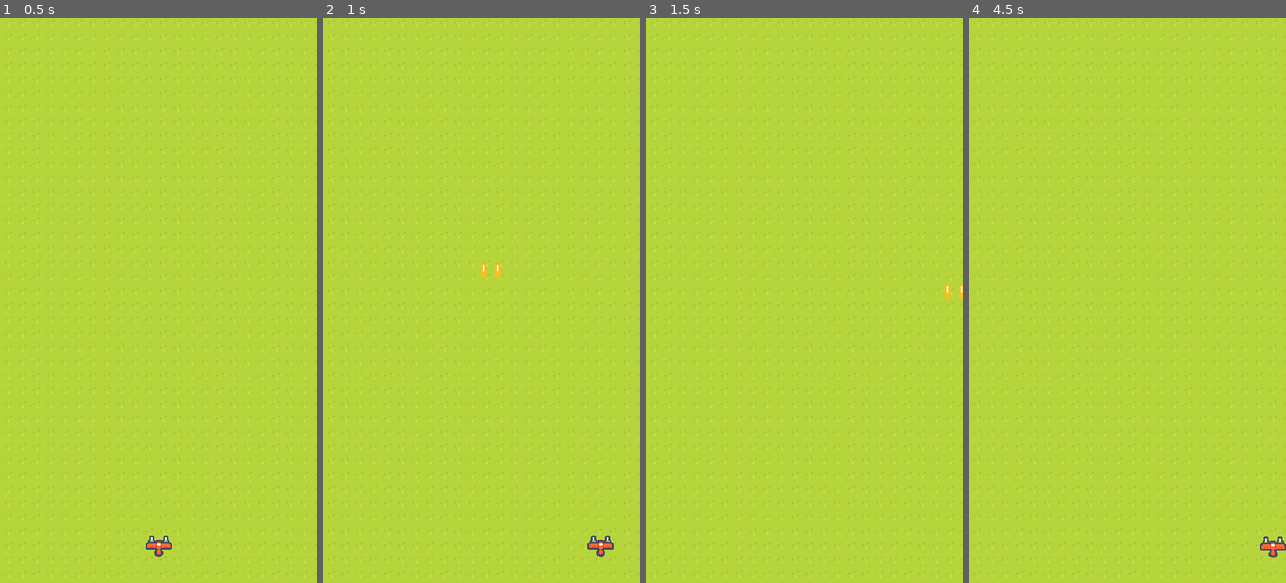
Above: before the commit, frames 1-4 (left to right).
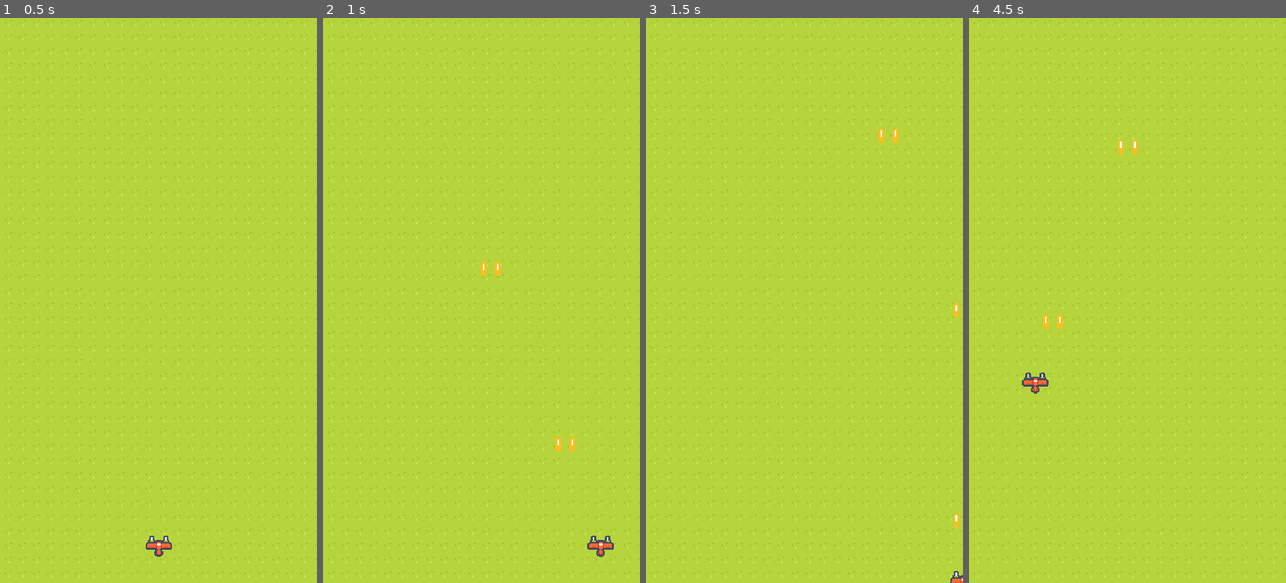
Above: after the commit, the same moments.

Repository: sir-geronimo/red-baron
Game: Godot game, scene res://scenes/World.tscn
Two runs of this game, one before a commit and one after it. Both use one fixed random seed, a clock stepped at 60 frames per second and the inputs below.
Inputs:
- Up to frame 1 (0.5 s): no input
- Up to frame 2 (1 s): tap Enter at 0.5 s; hold D (right) from 0.53 s (still down); hold Space (shoot) from 0.53 s (still down)
- Up to frame 3 (1.5 s): release D (right) at 1.28 s; release Space (shoot) at 1.28 s; hold S (down) from 1.28 s (still down); tap Space (shoot) at 1.35 s
- Up to frame 4 (4.5 s): release S (down) at 2.03 s; hold D (right) 2.03-2.78 s; hold Space (shoot) 2.03-2.78 s; hold W (up) 2.78-3.53 s; tap Space (shoot) at 2.85, 4.35 s; hold Space (shoot) 3.53-4.28 s; hold A (left) from 3.53 s (still down)

Frame 1 is identical in both runs. In frame 2, 0.1% of the frame differs, in the area x 49-80%, y 43-77%; in frame 3, 0.3%; in frame 4, 0.5%, in the area x 16-100%, y 21-96%.

Commit message:
Implemented health_component, created hurtbox_component and spawner_component

Diff:
--- a/components/HealthComponent/HealthComponent.gd
+++ /dev/null
@@ -1,26 +0,0 @@
-class_name HealthComponent
-extends Node
-
-signal health_changed(previous, new)
-signal died
-
-@export var max_health: float = 100.0
-
-var health: float = max_health:
-	set = set_health
-
-func _ready() -> void:
-	health_changed.connect(_on_health_changed)
-
-func set_health(health: float) -> void:
-	health_changed.emit(self.health, health)
-	self.health = clamp(health, 0.0, self.max_health)
-	if self.is_dead():
-		died.emit()
-
-func is_dead() -> bool:
-	return self.health <= 0
-
-func _on_health_changed(previous, new) -> void:
-	print("Health changed: ", health)
-	health_changed.emit()
--- a/components/HealthComponent/HealthComponent.tscn
+++ /dev/null
@@ -1,6 +0,0 @@
-[gd_scene load_steps=2 format=3 uid="uid://n1ws2ykbmcy0"]
-
-[ext_resource type="Script" path="res://components/HealthComponent/HealthComponent.gd" id="1_gq6o3"]
-
-[node name="HealthComponent" type="Node2D"]
-script = ExtResource("1_gq6o3")
--- a/components/HurtBoxComponent/HurtBoxComponent.gd
+++ /dev/null
@@ -1,15 +0,0 @@
-class_name HurtBoxComponent
-extends Area2D
-
-@export var health_component: HealthComponent
-
-# Called when the node enters the scene tree for the first time.
-func _ready() -> void:
-	self.connect("body_entered", _on_body_entered)
-
-# Called every frame. 'delta' is the elapsed time since the previous frame.
-func _process(delta) -> void:
-	pass
-
-func _on_body_entered(body: Node2D) -> void:
-	print(body.name)
--- a/components/HurtBoxComponent/HurtBoxComponent.tscn
+++ /dev/null
@@ -1,8 +0,0 @@
-[gd_scene load_steps=2 format=3 uid="uid://bssv7havrlc2g"]
-
-[ext_resource type="Script" path="res://components/HurtBoxComponent/HurtBoxComponent.gd" id="1_pcfap"]
-
-[node name="HurtBoxComponent" type="Area2D"]
-script = ExtResource("1_pcfap")
-
-[connection signal="body_entered" from="." to="." method="_on_body_entered"]
--- a/components/Spwanner.tscn
+++ /dev/null
@@ -1,3 +0,0 @@
-[gd_scene format=3 uid="uid://col3ncycyn8ow"]
-
-[node name="Spwanner" type="Node2D"]
--- /dev/null
+++ b/components/health_component/health_component.gd
@@ -0,0 +1,26 @@
+class_name HealthComponent
+extends Node
+
+signal health_changed(previous, new)
+signal no_health
+
+@export var max_health: float = 100.0
+
+var health: float = max_health:
+	set = set_health
+
+func _ready() -> void:
+	health_changed.connect(_on_health_changed)
+
+func set_health(value: float) -> void:
+	health_changed.emit(self.health, value)
+	health = clamp(value, 0.0, self.max_health)
+	if self.is_dead():
+		no_health.emit()
+
+func is_dead() -> bool:
+	return self.health <= 0
+
+func _on_health_changed(previous, new) -> void:
+	print("Health changed: ", health)
+	health_changed.emit()
--- /dev/null
+++ b/components/health_component/health_component.tscn
@@ -0,0 +1,6 @@
+[gd_scene load_steps=2 format=3 uid="uid://n1ws2ykbmcy0"]
+
+[ext_resource type="Script" path="res://components/health_component/health_component.gd" id="1_gq6o3"]
+
+[node name="HealthComponent" type="Node"]
+script = ExtResource("1_gq6o3")
--- /dev/null
+++ b/components/hurtbox_component/hurtbox_component.gd
@@ -0,0 +1,16 @@
+class_name HurtBoxComponent
+extends Area2D
+
+@export var health_component: HealthComponent
+
+# Called when the node enters the scene tree for the first time.
+func _ready() -> void:
+	pass
+	#self.connect("body_entered", _on_body_entered)
+
+# Called every frame. 'delta' is the elapsed time since the previous frame.
+func _process(delta) -> void:
+	pass
+
+#func _on_body_entered(body: Node2D) -> void:
+	#print(body.name)
--- /dev/null
+++ b/components/hurtbox_component/hurtbox_component.tscn
@@ -0,0 +1,10 @@
+[gd_scene load_steps=2 format=3 uid="uid://bssv7havrlc2g"]
+
+[ext_resource type="Script" path="res://components/hurtbox_component/hurtbox_component.gd" id="1_pcfap"]
+
+[node name="HurtBoxComponent" type="Area2D"]
+script = ExtResource("1_pcfap")
+
+[node name="CollisionShape2D" type="CollisionShape2D" parent="."]
+
+[connection signal="body_entered" from="." to="." method="_on_body_entered"]
--- /dev/null
+++ b/components/spawner_component/spawner_component.tscn
@@ -0,0 +1,3 @@
+[gd_scene format=3 uid="uid://c2fs1iek0bu3x"]
+
+[node name="SpawnerComponent" type="Node2D"]
--- /dev/null
+++ b/entities/bullet.tscn
@@ -0,0 +1,17 @@
+[gd_scene load_steps=4 format=3 uid="uid://ql722m7x3j8k"]
+
+[ext_resource type="Script" path="res://entities/bullet/Bullet.gd" id="1_723fd"]
+[ext_resource type="Texture2D" uid="uid://dy6myp1ggkusu" path="res://assets/tiles/tile_0000.png" id="2_a1btj"]
+
+[sub_resource type="CapsuleShape2D" id="CapsuleShape2D_rqamv"]
+radius = 5.0
+height = 20.0
+
+[node name="Bullet" type="CharacterBody2D"]
+script = ExtResource("1_723fd")
+
+[node name="CollisionShape2D" type="CollisionShape2D" parent="."]
+shape = SubResource("CapsuleShape2D_rqamv")
+
+[node name="Sprite2D" type="Sprite2D" parent="."]
+texture = ExtResource("2_a1btj")
--- /dev/null
+++ b/entities/bullet/Bullet.gd
@@ -0,0 +1,9 @@
+class_name Bullet
+extends CharacterBody2D
+
+@export var speed: float = 700.0
+
+func _physics_process(_delta):
+	self.velocity = Vector2.UP * speed
+
+	move_and_slide()
--- /dev/null
+++ b/entities/player.tscn
@@ -0,0 +1,63 @@
+[gd_scene load_steps=9 format=3 uid="uid://dysx1l7205xbw"]
+
+[ext_resource type="Texture2D" uid="uid://cgwcbhbtilet" path="res://assets/ships/ship_0005.png" id="1_8chrl"]
+[ext_resource type="Script" path="res://scripts/Player.gd" id="1_hv1eh"]
+[ext_resource type="PackedScene" uid="uid://n1ws2ykbmcy0" path="res://components/health_component/health_component.tscn" id="2_w6yga"]
+[ext_resource type="Script" path="res://scripts/Gun.gd" id="3_7y8tl"]
+[ext_resource type="Texture2D" uid="uid://rs6c84itbvat" path="res://assets/tiles/tile_0030.png" id="3_ggup2"]
+[ext_resource type="PackedScene" uid="uid://bssv7havrlc2g" path="res://components/hurtbox_component/hurtbox_component.tscn" id="3_iix66"]
+
+[sub_resource type="RectangleShape2D" id="RectangleShape2D_sske0"]
+size = Vector2(30, 24)
+
+[sub_resource type="RectangleShape2D" id="RectangleShape2D_r83he"]
+size = Vector2(34, 28)
+
+[node name="Player" type="CharacterBody2D" node_paths=PackedStringArray("health_component", "hurt_box")]
+motion_mode = 1
+script = ExtResource("1_hv1eh")
+health_component = NodePath("HealthComponent")
+hurt_box = NodePath("HurtBoxComponent")
+
+[node name="CollisionShape2D" type="CollisionShape2D" parent="."]
+visible = false
+position = Vector2(0, -2)
+shape = SubResource("RectangleShape2D_sske0")
+
+[node name="HealthComponent" parent="." instance=ExtResource("2_w6yga")]
+
+[node name="HurtBoxComponent" parent="." node_paths=PackedStringArray("health_component") instance=ExtResource("3_iix66")]
+health_component = NodePath("../HealthComponent")
+
+[node name="CollisionShape2D" parent="HurtBoxComponent" index="0"]
+position = Vector2(0, -2)
+shape = SubResource("RectangleShape2D_r83he")
+
+[node name="Timer" type="Timer" parent="."]
+wait_time = 0.25
+one_shot = true
+
+[node name="LeftGun" type="Sprite2D" parent="."]
+position = Vector2(-8, -6)
+rotation = -3.14159
+texture = ExtResource("3_ggup2")
+
+[node name="Gun" type="Marker2D" parent="LeftGun"]
+position = Vector2(3.29574e-05, 13)
+rotation = 3.14159
+script = ExtResource("3_7y8tl")
+
+[node name="RightGun" type="Sprite2D" parent="."]
+position = Vector2(8, -6)
+rotation = -3.14159
+texture = ExtResource("3_ggup2")
+
+[node name="Gun" type="Marker2D" parent="RightGun"]
+position = Vector2(3.29574e-05, 13)
+rotation = 3.14159
+script = ExtResource("3_7y8tl")
+
+[node name="Sprite" type="Sprite2D" parent="."]
+texture = ExtResource("1_8chrl")
+
+[editable path="HurtBoxComponent"]
--- a/scenes/Bullet/Bullet.gd
+++ /dev/null
@@ -1,9 +0,0 @@
-class_name Bullet
-extends CharacterBody2D
-
-@export var speed: float = 700.0
-
-func _physics_process(delta):
-	self.velocity = Vector2.UP * speed
-
-	move_and_slide()
--- a/scenes/Bullet/Bullet.tscn
+++ /dev/null
@@ -1,17 +0,0 @@
-[gd_scene load_steps=4 format=3 uid="uid://ql722m7x3j8k"]
-
-[ext_resource type="Texture2D" uid="uid://dy6myp1ggkusu" path="res://assets/Tiles/tile_0000.png" id="1_g3w5j"]
-[ext_resource type="Script" path="res://scenes/Bullet/Bullet.gd" id="1_ys2em"]
-
-[sub_resource type="CapsuleShape2D" id="CapsuleShape2D_rqamv"]
-radius = 5.0
-height = 20.0
-
-[node name="Bullet" type="CharacterBody2D"]
-script = ExtResource("1_ys2em")
-
-[node name="CollisionShape2D" type="CollisionShape2D" parent="."]
-shape = SubResource("CapsuleShape2D_rqamv")
-
-[node name="Sprite2D" type="Sprite2D" parent="."]
-texture = ExtResource("1_g3w5j")
--- a/scenes/Player/Player.tscn
+++ /dev/null
@@ -1,42 +0,0 @@
-[gd_scene load_steps=6 format=3 uid="uid://dysx1l7205xbw"]
-
-[ext_resource type="Texture2D" uid="uid://cgwcbhbtilet" path="res://assets/Ships/ship_0005.png" id="1_8chrl"]
-[ext_resource type="Script" path="res://scripts/Player.gd" id="1_hv1eh"]
-[ext_resource type="Script" path="res://scripts/Gun.gd" id="3_7y8tl"]
-[ext_resource type="Texture2D" uid="uid://rs6c84itbvat" path="res://assets/Tiles/tile_0030.png" id="3_ggup2"]
-
-[sub_resource type="RectangleShape2D" id="RectangleShape2D_4p7v5"]
-size = Vector2(32, 24)
-
-[node name="Player" type="CharacterBody2D"]
-script = ExtResource("1_hv1eh")
-
-[node name="Collision" type="CollisionShape2D" parent="."]
-shape = SubResource("RectangleShape2D_4p7v5")
-
-[node name="Timer" type="Timer" parent="."]
-wait_time = 0.5
-one_shot = true
-
-[node name="LeftGun" type="Sprite2D" parent="."]
-position = Vector2(-8, -6)
-rotation = -3.14159
-texture = ExtResource("3_ggup2")
-
-[node name="Gun" type="Marker2D" parent="LeftGun"]
-position = Vector2(1.50996e-06, 10)
-rotation = 3.14159
-script = ExtResource("3_7y8tl")
-
-[node name="RightGun" type="Sprite2D" parent="."]
-position = Vector2(8, -6)
-rotation = -3.14159
-texture = ExtResource("3_ggup2")
-
-[node name="Gun" type="Marker2D" parent="RightGun"]
-position = Vector2(1.50996e-06, 10)
-rotation = 3.14159
-script = ExtResource("3_7y8tl")
-
-[node name="Sprite" type="Sprite2D" parent="."]
-texture = ExtResource("1_8chrl")
--- a/scenes/World.tscn
+++ b/scenes/World.tscn
@@ -1,7 +1,7 @@
 [gd_scene load_steps=5 format=3 uid="uid://bx2bxtias0itm"]
 
-[ext_resource type="Texture2D" uid="uid://bdspexkv5tyvh" path="res://assets/Tilemap/tiles_packed.png" id="1_bpvky"]
-[ext_resource type="PackedScene" uid="uid://dysx1l7205xbw" path="res://scenes/Player/Player.tscn" id="1_jnvdu"]
+[ext_resource type="Texture2D" uid="uid://bdspexkv5tyvh" path="res://assets/tilemap/tiles_packed.png" id="1_bpvky"]
+[ext_resource type="PackedScene" uid="uid://dysx1l7205xbw" path="res://entities/player.tscn" id="2_8s2yg"]
 
 [sub_resource type="TileSetAtlasSource" id="TileSetAtlasSource_1s4ng"]
 texture = ExtResource("1_bpvky")
@@ -136,5 +136,5 @@
 format = 2
 layer_0/tile_data = PackedInt32Array(0, 131074, 4, 65536, 131074, 4, 131072, 131074, 4, 196608, 131074, 4, 1, 131074, 4 …(19540 unchanged characters)…
 
-[node name="Player" parent="." instance=ExtResource("1_jnvdu")]
+[node name="Player" parent="." instance=ExtResource("2_8s2yg")]
 position = Vector2(180, 600)
--- a/scripts/Gun.gd
+++ b/scripts/Gun.gd
@@ -8,5 +8,5 @@
 
 
 # Called every frame. 'delta' is the elapsed time since the previous frame.
-func _process(delta):
+func _process(_delta):
 	pass
--- a/scripts/Player.gd
+++ b/scripts/Player.gd
@@ -1,14 +1,24 @@
 extends CharacterBody2D
 
+#region Exportable members
 @export var speed: float = 300.0
-#@export var bullet: Bullet = null
-const bulletScene = preload("res://scenes/Bullet/Bullet.tscn")
+#endregion
 
-@onready var Gun := $LeftGun.get_node("Gun")
-@onready var Gun2 := $RightGun.get_node("Gun")
+#region Components
+@export var health_component: HealthComponent
+@export var hurt_box: HurtBoxComponent
+#endregion
+
+#region Onready vars
+@onready var screen_size: Vector2 = get_viewport_rect().size
+@onready var Gun1 := $LeftGun/Gun
+@onready var Gun2 := $RightGun/Gun
 @onready var timer := $Timer
+#endregion
 
-func _process(delta):
+const bulletScene = preload("res://entities/bullet.tscn")
+
+func _process(_delta):
 	var shooting := Input.is_action_pressed("shoot")
 	if shooting and timer.is_stopped():
 		shoot()
@@ -16,13 +26,13 @@
 
 func _physics_process(delta):
 	self.velocity = Input.get_vector("left", "right", "up", "down") * speed
-
-	move_and_slide()
+	self.position += self.velocity * delta
+	self.position = self.position.clamp(Vector2.ZERO, screen_size)
 
 func shoot():
 	var bullet = bulletScene.instantiate()
-	get_parent().add_child(bullet)
-	bullet.position = self.Gun.global_position
+	get_tree().root.add_child(bullet)
+	bullet.position = self.Gun1.global_position
 
 	var bullet2 = bulletScene.instantiate()
 	get_parent().add_child(bullet2)
Not shown, removed: assets/Preview.png.import
Not shown, removed: assets/Sample.png.import
Not shown, removed: assets/Ships/ship_0000.png.import
Not shown, removed: assets/Ships/ship_0001.png.import
Not shown, removed: assets/Ships/ship_0002.png.import
Not shown, removed: assets/Ships/ship_0003.png.import
Not shown, removed: assets/Ships/ship_0004.png.import
Not shown, removed: assets/Ships/ship_0005.png.import
Not shown, removed: assets/Ships/ship_0006.png.import
Not shown, removed: assets/Ships/ship_0007.png.import
Not shown, removed: assets/Ships/ship_0008.png.import
Not shown, removed: assets/Ships/ship_0009.png.import
(and 442 more such lines)
